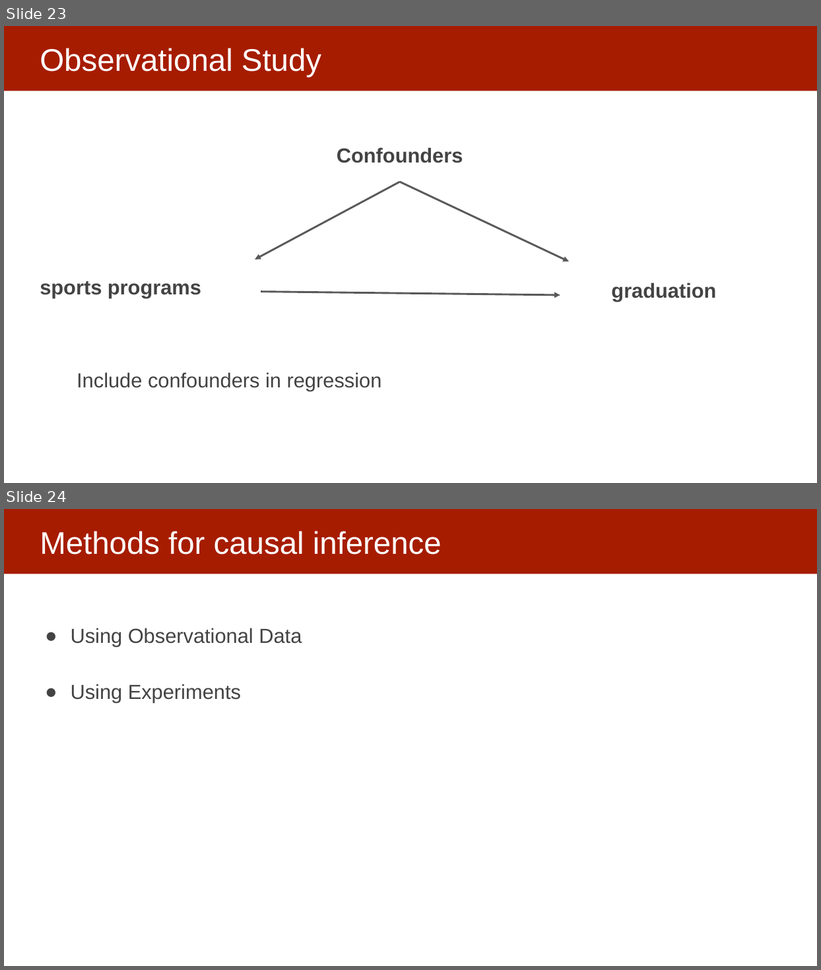
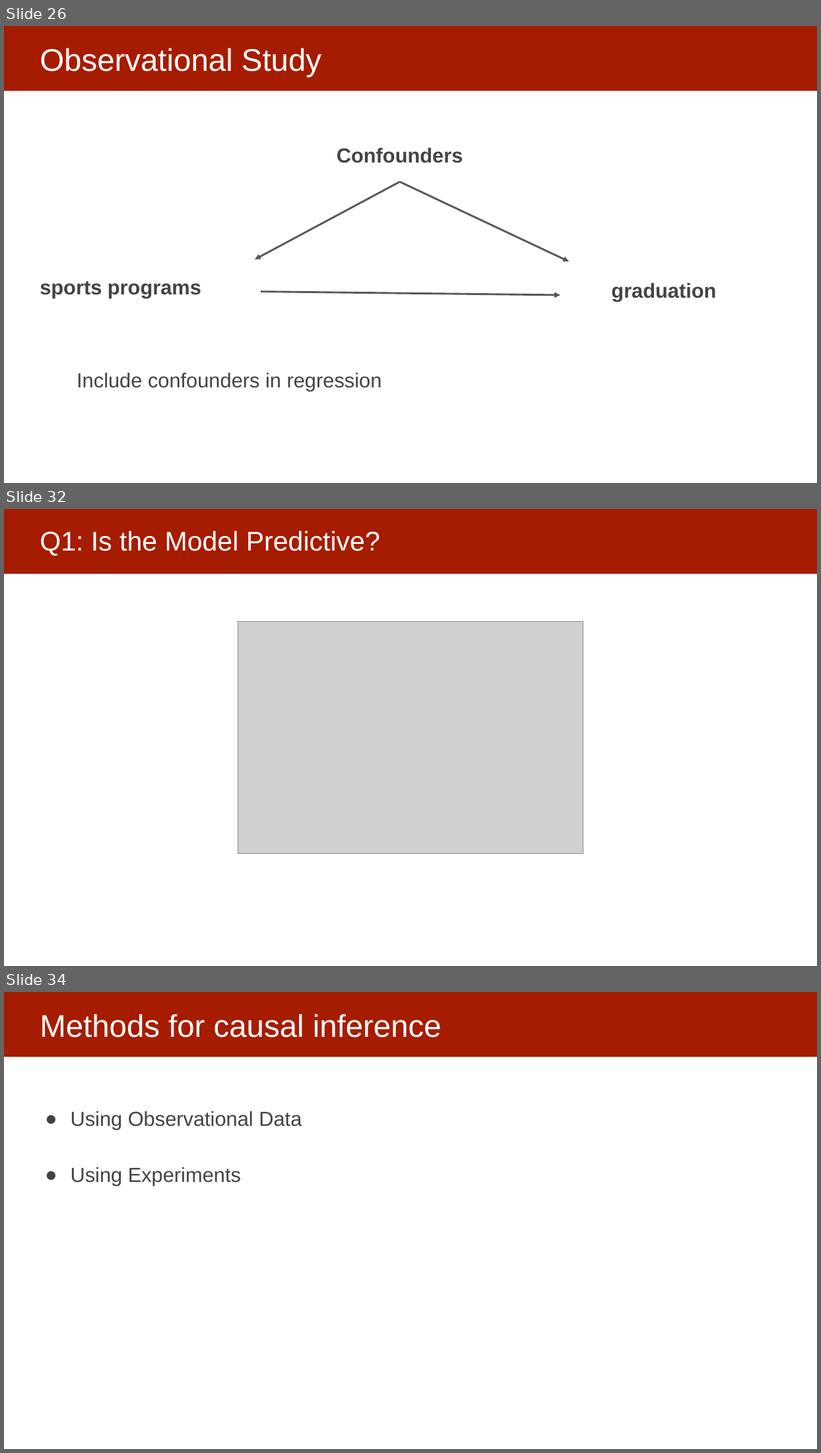
Before and after one commit to dssg/MLinPractice, a slide deck: Lectures/Lecture20-FieldValidation.pptx. Shown one above the other, each under a label of ours: slides 23 and 24 before the commit, slides 26, 32 and 34 after it; the slides between them are not shown. The pictures are 821x970 and 821x1453 pixels, drawn with LibreOffice and Linux fonts; fonts in the diff are those of the drawing; grey boxes stand for pictures. Boxes give left, top, right and bottom in pixels: in the first picture for what was removed or moved away, otherwise in the second. Text is boxed around its words. In the diff, an @@ line names an element or a change of style, - is before the commit and + after.

```diff
--- a/Lectures/Lecture20-FieldValidation.pptx
+++ b/Lectures/Lecture20-FieldValidation.pptx
@@ slide 32 added at box(4, 509, 817, 966), background #FFFFFF; not listed: 1 template element that a slide beside it also shows @@
@@ title added at box(40, 531, 380, 556), 32 pt, text #FFFFFF @@
+Q1: Is the Model Predictive?
@@ picture added at box(238, 622, 583, 854) @@
@@ what was slide 23 is now slide 26 @@
@@ what was slide 24 is now slide 34 @@
```
Also in this commit, not shown: 4 slides changed, 9 other slides added.
